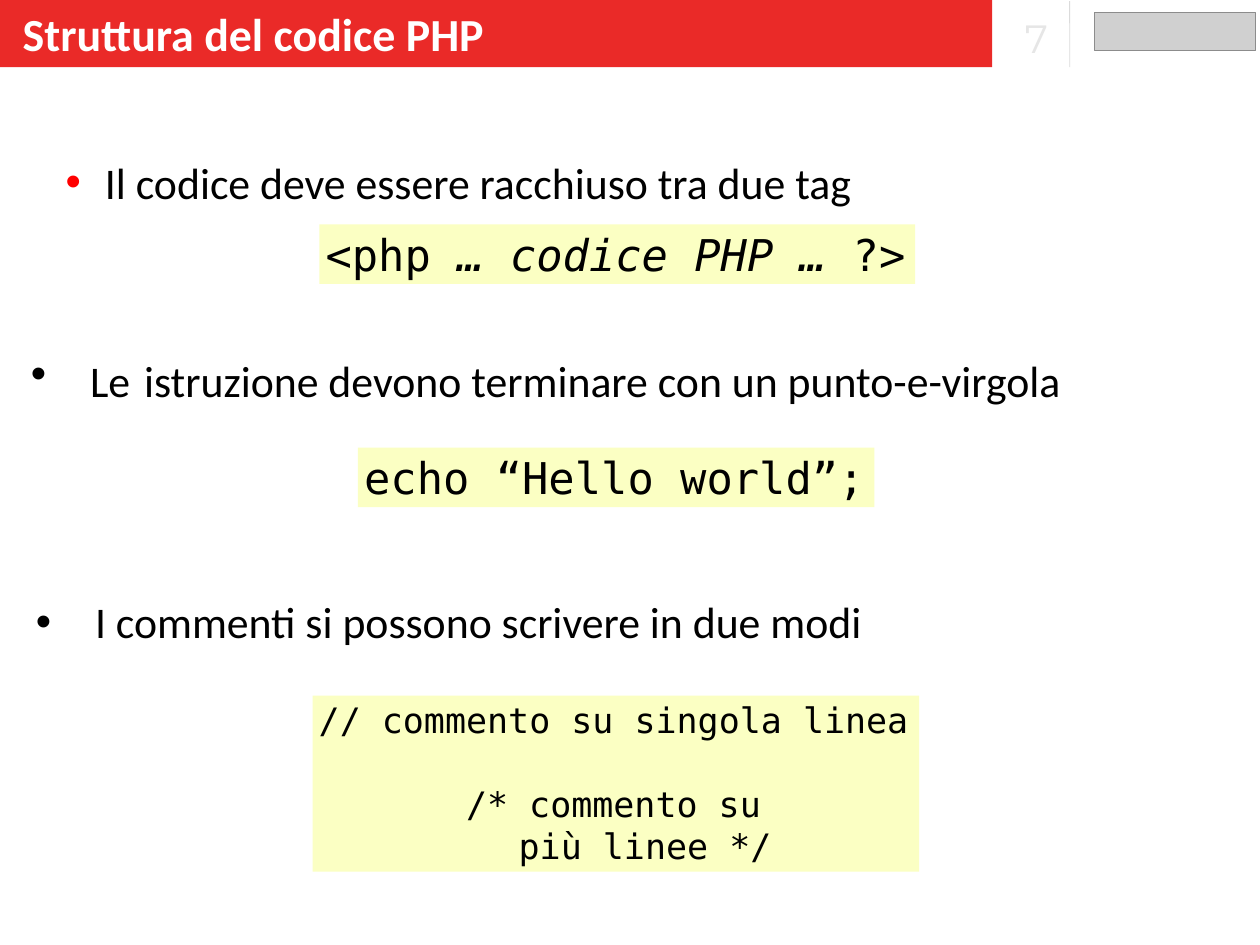
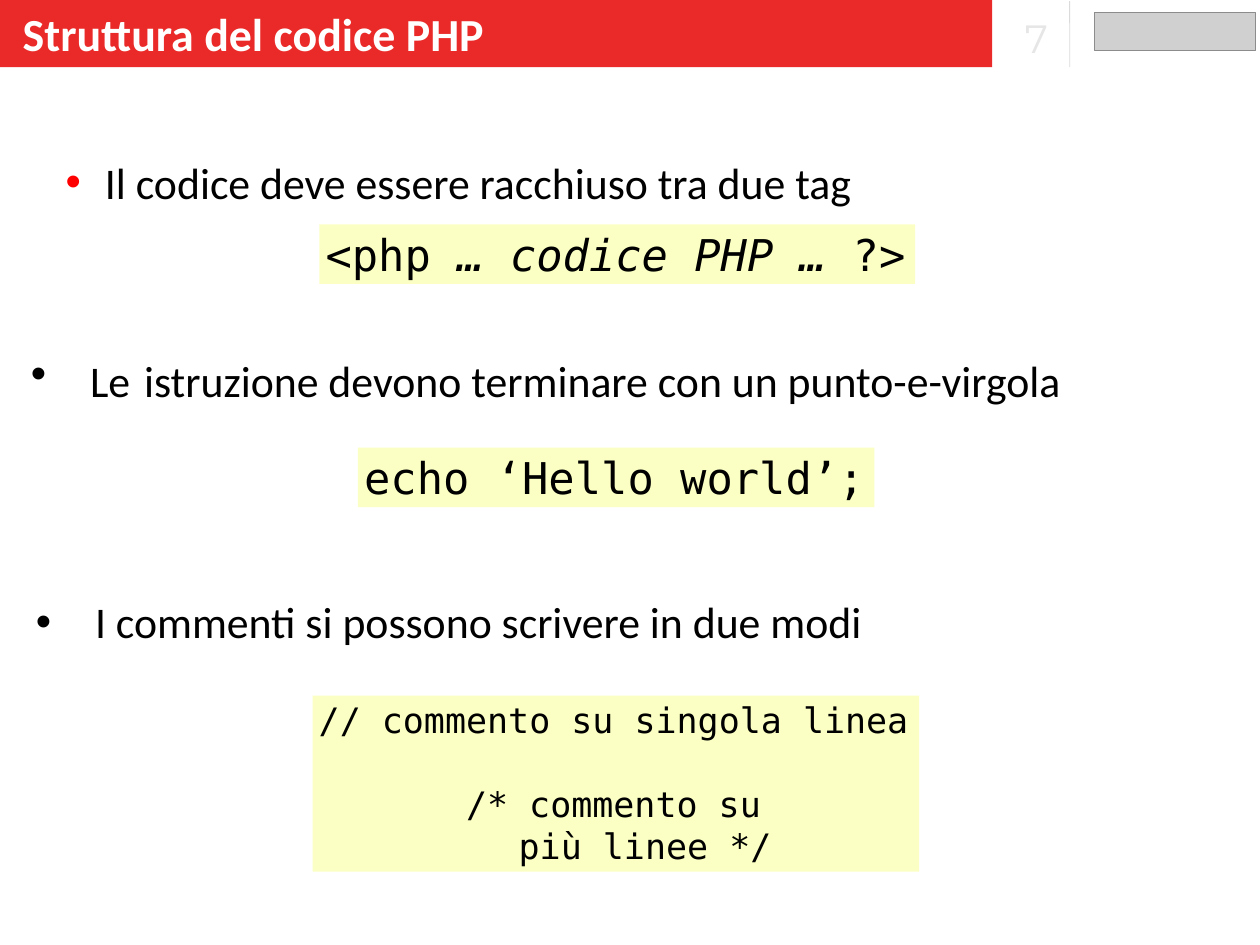
Before and after one commit to banzaiberry/leonardo, a slide deck: slide 7 of Lezioni_5_6_7/Lezione_5/Slide_5.pptx. Drawn at 1260x945 pixels with LibreOffice and Linux fonts; fonts in the diff are those of the drawing; grey boxes stand for pictures. Boxes give left, top, right and bottom in pixels: in the first picture for what was removed or moved away, otherwise in the second. Text is boxed around its words. In the diff, an @@ line names an element or a change of style, - is before the commit and + after.

```diff
--- a/Lezioni_5_6_7/Lezione_5/Slide_5.pptx
+++ b/Lezioni_5_6_7/Lezione_5/Slide_5.pptx
@@ text in rectangle at [364,460,864,500]: text changed @@
-echo “Hello world”;
+echo ‘Hello world’;
```
Also in this commit, not shown: 5 other slides changed, 1 slide added, 1 other file.
